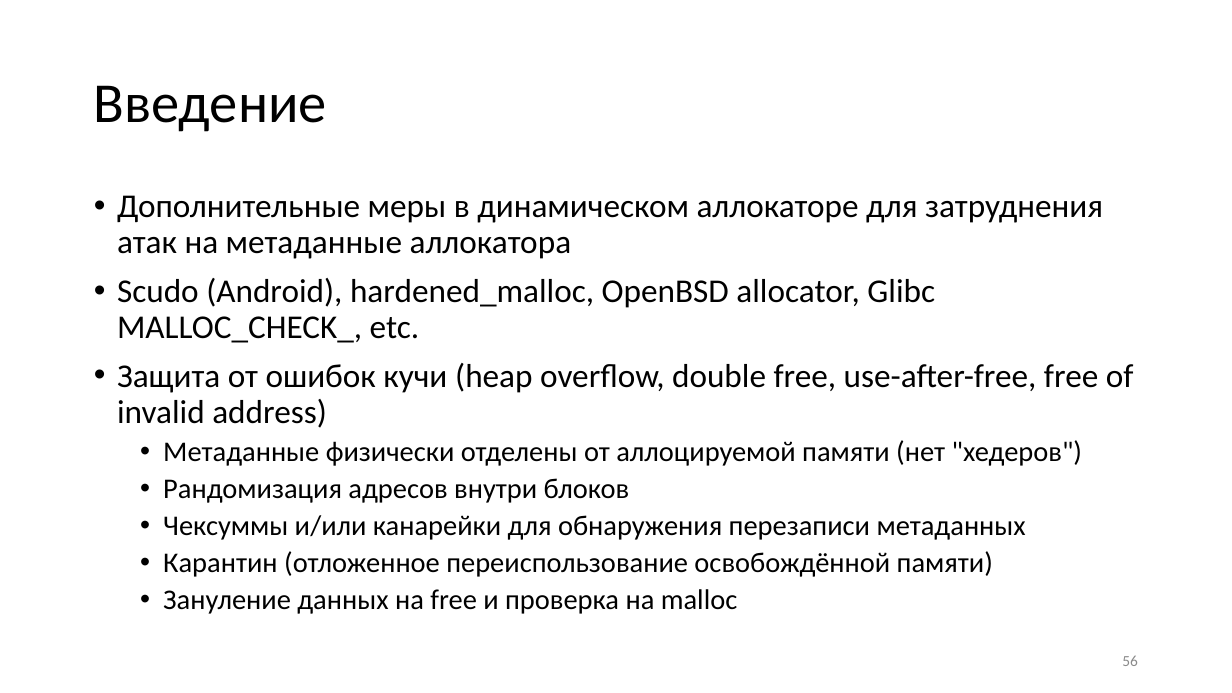
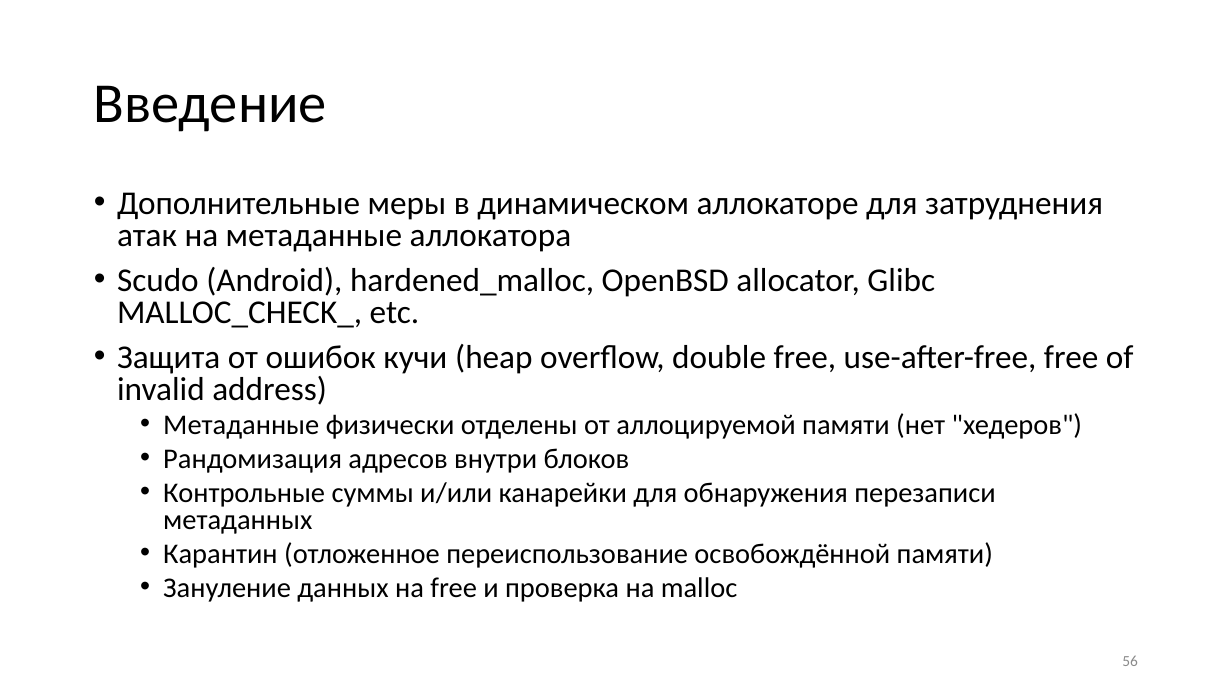
Before and after one commit to yugr/slides, a slide deck: slide 56 of CppZeroCost/2025/RU.pptx. Drawn at 1232x693 pixels with LibreOffice and Linux fonts; fonts in the diff are those of the drawing. Boxes give left, top, right and bottom in pixels: in the first picture for what was removed or moved away, otherwise in the second. Text is boxed around its words. In the diff, an @@ line names an element or a change of style, - is before the commit and + after.

```diff
--- a/CppZeroCost/2025/RU.pptx
+++ b/CppZeroCost/2025/RU.pptx
@@ text at (x1=117, y1=192, x2=1134, y2=602): line spacing 0.9 to 0.8 @@
@@ text at (x1=163, y1=482, x2=995, y2=534): text changed @@
-  • Чексуммы и/или канарейки для обнаружения перезаписи метаданных
+  • Контрольные суммы и/или канарейки для обнаружения перезаписи метаданных
```
Also in this commit, not shown: 36 other slides changed, 1 slide added, 4 other files.
